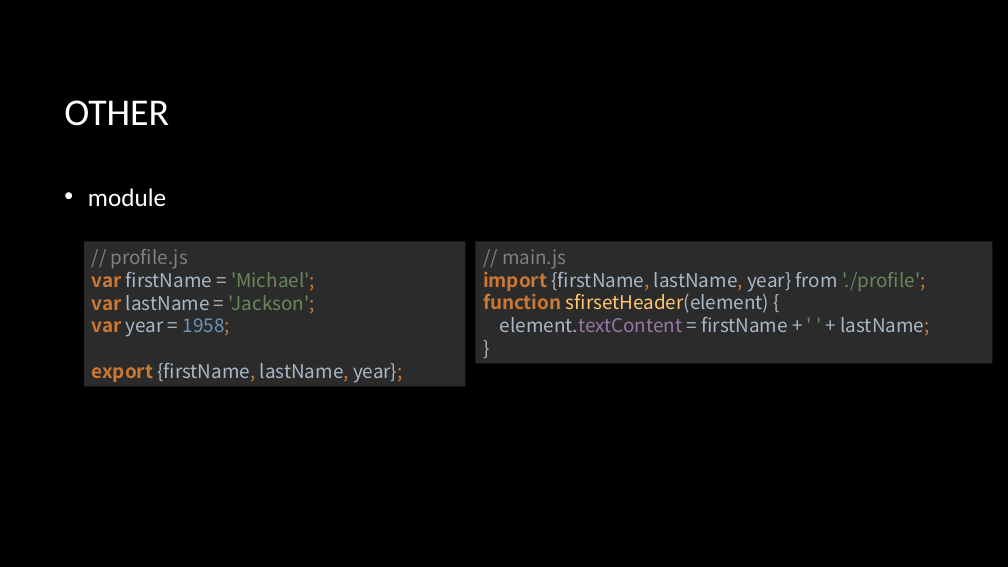
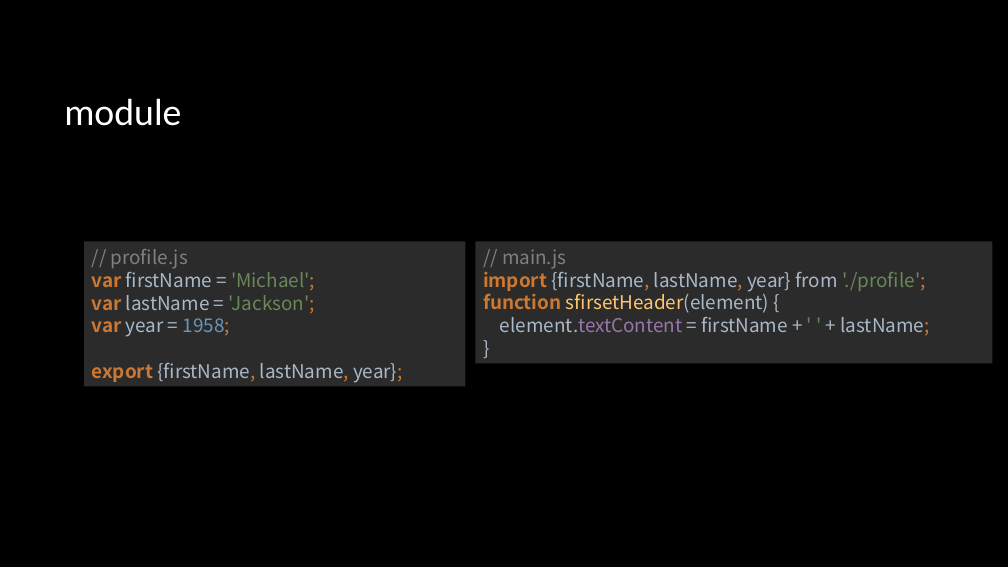
Before and after one commit to zhanglingkang/study, a slide deck: slide 31 of article/front-end/前端技术分享.pptx (slide 25 before the commit). Drawn at 1008x567 pixels with LibreOffice and Linux fonts; fonts in the diff are those of the drawing; background and template pictures are left out. Boxes give left, top, right and bottom in pixels: in the first picture for what was removed or moved away, otherwise in the second. Text is boxed around its words. In the diff, an @@ line names an element or a change of style, - is before the commit and + after.

```diff
--- a/article/front-end/前端技术分享.pptx
+++ b/article/front-end/前端技术分享.pptx
@@ title at <box>64,98,181,126</box>: text changed @@
-OTHER
+module
@@ text removed at <box>88,188,166,206</box> @@
-• module
```
Also in this commit, not shown: 7 other slides changed, 9 slides added, 1 other file.
